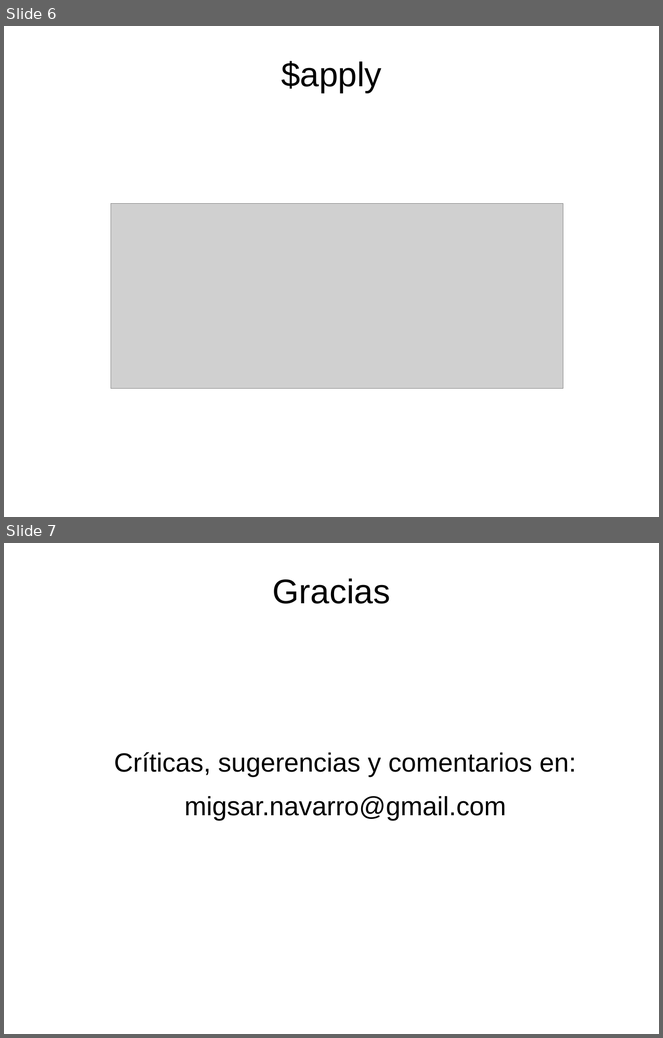
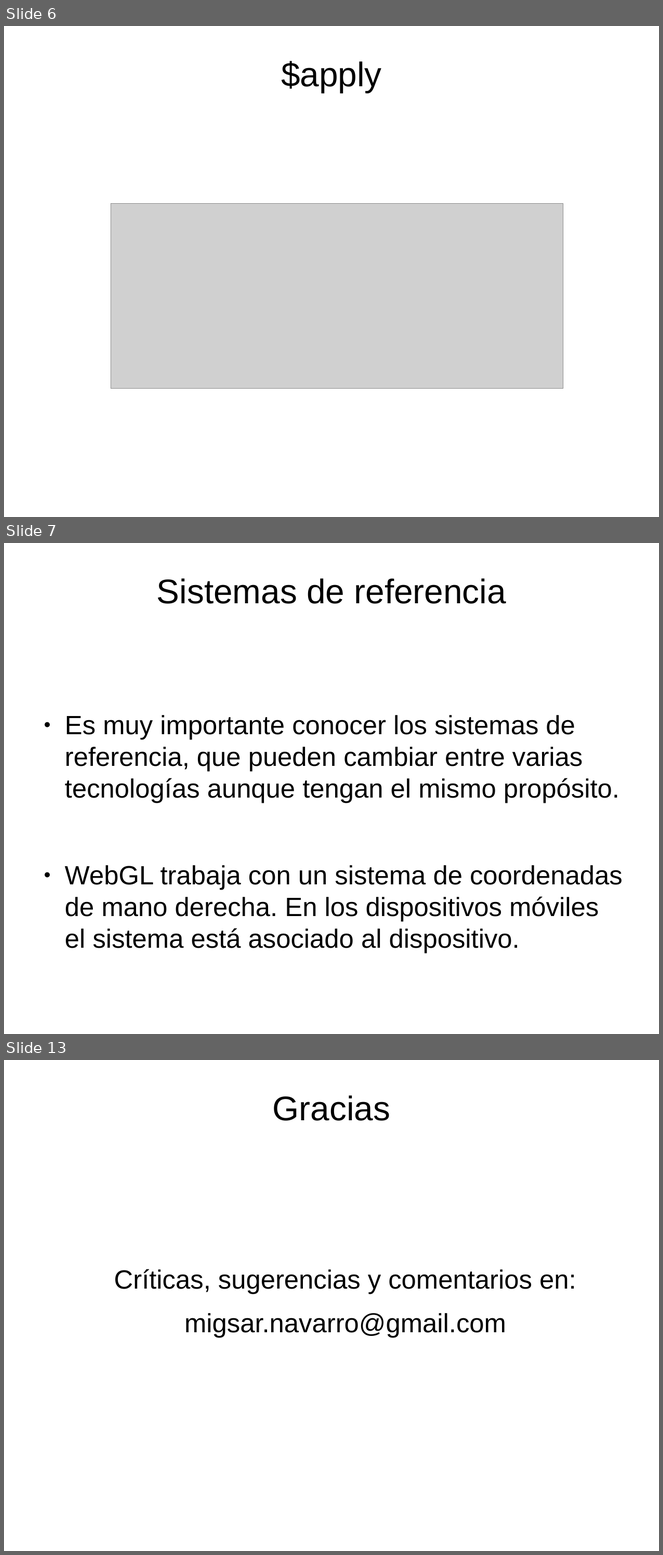
Before and after one commit to migh/mexico-city-webgl-meetup, a slide deck: 004/slideshow/002-Ng-Threejs-Websockets.odp. Shown one above the other, each under a label of ours: slides 6 and 7 before the commit, slides 6, 7 and 13 after it; the slides between them are not shown. The pictures are 663x1038 and 663x1555 pixels, drawn with LibreOffice and Linux fonts; fonts in the diff are those of the drawing; grey boxes stand for pictures; background and template pictures are left out. Boxes give left, top, right and bottom in pixels: in the first picture for what was removed or moved away, otherwise in the second. Text is boxed around its words. In the diff, an @@ line names an element or a change of style, - is before the commit and + after.

```diff
--- a/004/slideshow/002-Ng-Threejs-Websockets.odp
+++ b/004/slideshow/002-Ng-Threejs-Websockets.odp
@@ slide 7 added at <box>4,543,659,1034</box>, background picture (left out) @@
@@ title added at <box>157,578,506,604</box>, 41.4 pt, text #000000 @@
+Sistemas de referencia
@@ text added at <box>65,715,623,954</box>, 32 pt, text #000000 @@
+● Es muy importante conocer los sistemas de referencia, que pueden cambiar entre varias tecnologías aunque tengan el mismo propósito.
+● WebGL trabaja con un sistema de coordenadas de mano derecha. En los dispositivos móviles el sistema está asociado al dispositivo.
@@ what was slide 7 is now slide 13 @@
```
Also in this commit, not shown: 5 other slides added, 4 other files.
